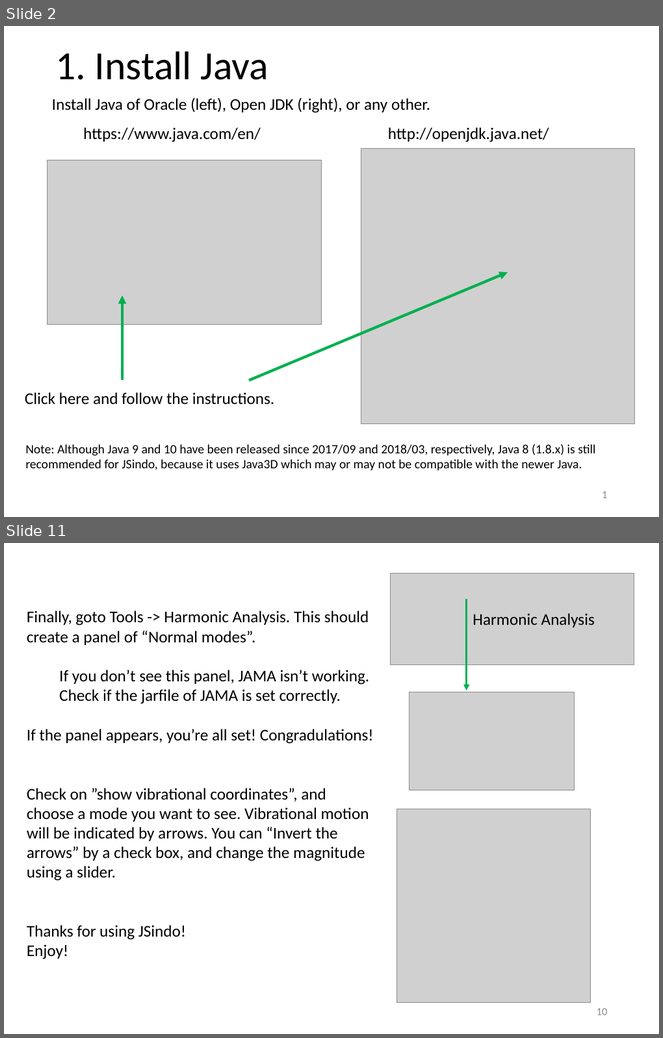
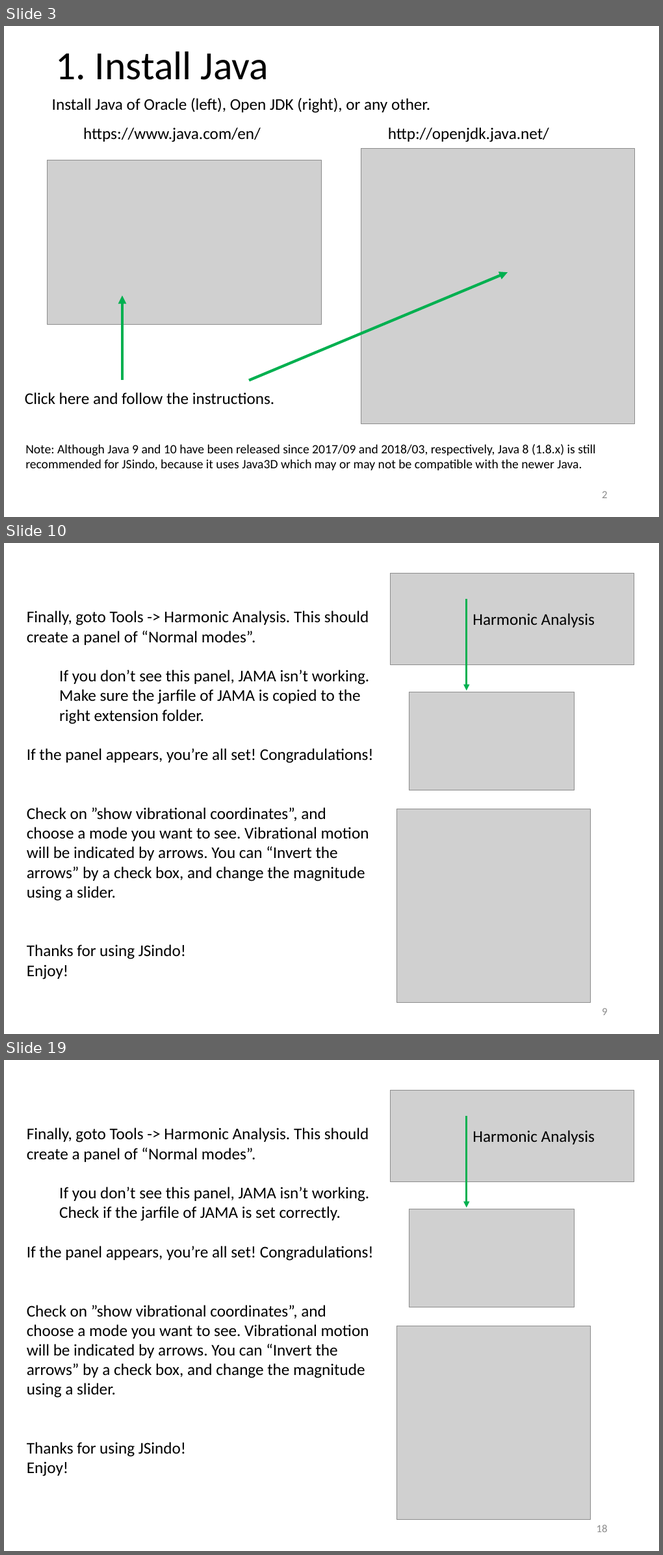
Before and after one commit to yagikiyoshi/sindo, a slide deck: doc/JSindo/install.pptx. Shown one above the other, each under a label of ours: slides 2 and 11 before the commit, slides 3, 10 and 19 after it; the slides between them are not shown. The pictures are 663x1038 and 663x1555 pixels, drawn with LibreOffice and Linux fonts; fonts in the diff are those of the drawing; grey boxes stand for pictures. Boxes give left, top, right and bottom in pixels: in the first picture for what was removed or moved away, otherwise in the second. Text is boxed around its words. In the diff, an @@ line names an element or a change of style, - is before the commit and + after.

```diff
--- a/doc/JSindo/install.pptx
+++ b/doc/JSindo/install.pptx
@@ slide 10 added at box(4, 543, 659, 1034), background #FFFFFF @@
@@ picture added at box(391, 573, 634, 665) @@
@@ arrow added from (467, 599) to (467, 691), #00B050 2.25 pt @@
@@ text added at box(27, 611, 374, 980), 18 pt, text #000000 @@
+Finally, goto Tools -> Harmonic Analysis. This should create a panel of “Normal modes”.
+  If you don’t see this panel, JAMA isn’t working. Make sure the jarfile of JAMA is copied to the right extension folder.
+If the panel appears, you’re all set! Congradulations!
+Check on ”show vibrational coordinates”, and choose a mode you want to see. Vibrational motion will be indicated by arrows. You can “Invert the arrows” by a check box, and change the magnitude using a slider.
+Thanks for using JSindo!
+Enjoy!
@@ text added at box(473, 613, 595, 627), 18 pt, text #000000 @@
+Harmonic Analysis
@@ picture added at box(410, 692, 575, 790) @@
@@ picture added at box(397, 809, 590, 1003) @@
@@ page number added at box(602, 1008, 607, 1016), 12 pt, text #8C8C8C @@
+9
@@ what was slide 2 is now slide 3 @@
@@ page number at box(602, 491, 607, 499): text changed @@
-1
+2
@@ what was slide 11 is now slide 19 @@
@@ page number at box(597, 1525, 608, 1533): text changed @@
-10
+18
```
Also in this commit, not shown: 11 slides changed, 17 other slides added, 1 other file.
